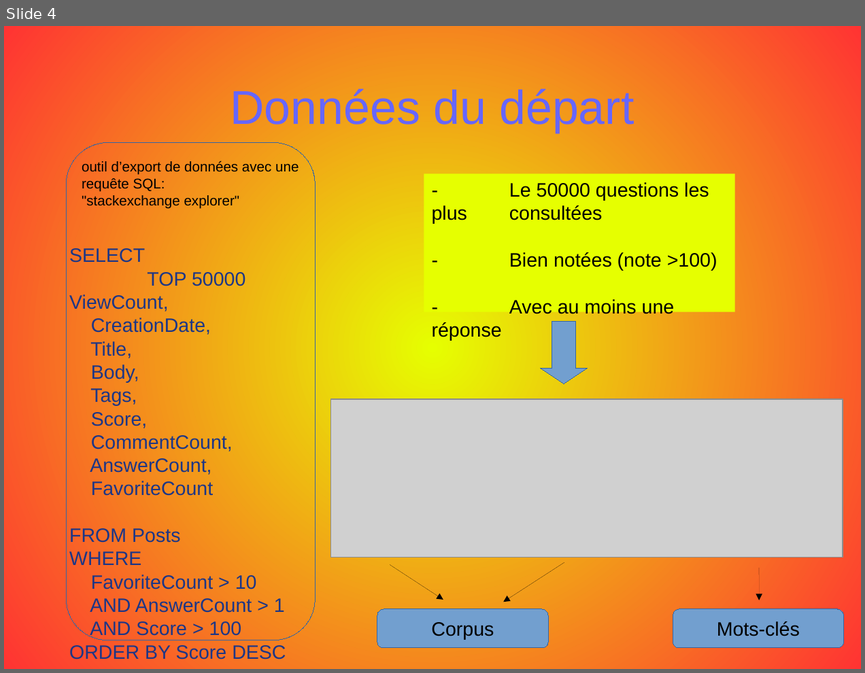
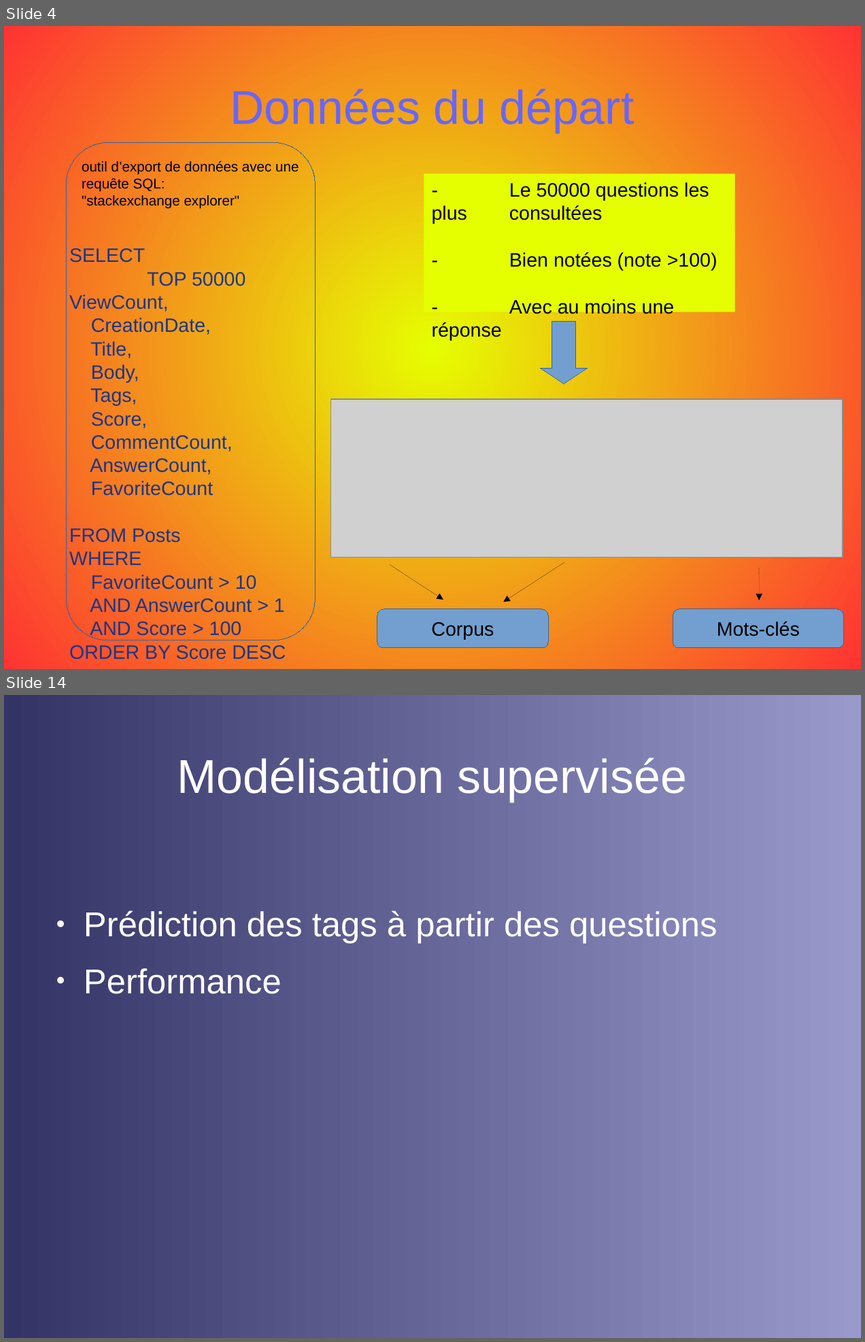
Before and after one commit to opsabarsec/NLP-automatic-tagging-stackoverflow-posts, a slide deck: documentation/P5_presentation.odp. Shown one above the other, each under a label of ours: slide 4 before the commit, slides 4 and 14 after it; the slides between them are not shown. The pictures are 865x673 and 865x1342 pixels, drawn with LibreOffice and Linux fonts; fonts in the diff are those of the drawing; grey boxes stand for pictures. Boxes give left, top, right and bottom in pixels: in the first picture for what was removed or moved away, otherwise in the second. Text is boxed around its words. In the diff, an @@ line names an element or a change of style, - is before the commit and + after.

```diff
--- a/documentation/P5_presentation.odp
+++ b/documentation/P5_presentation.odp
@@ slide 14 added at (4, 695, 861, 1338), background gradient #333366 to #9999CC @@
@@ title added at (177, 758, 687, 802), 44 pt, text #FFFFFF @@
+Modélisation supervisée
@@ text added at (84, 911, 717, 994), 32 pt, text #FFFFFF @@
+● Prédiction des tags à partir des questions
+● Performance
```
Also in this commit, not shown: 3 slides changed, 13 other slides added, 14 slides removed, 1 other file.
